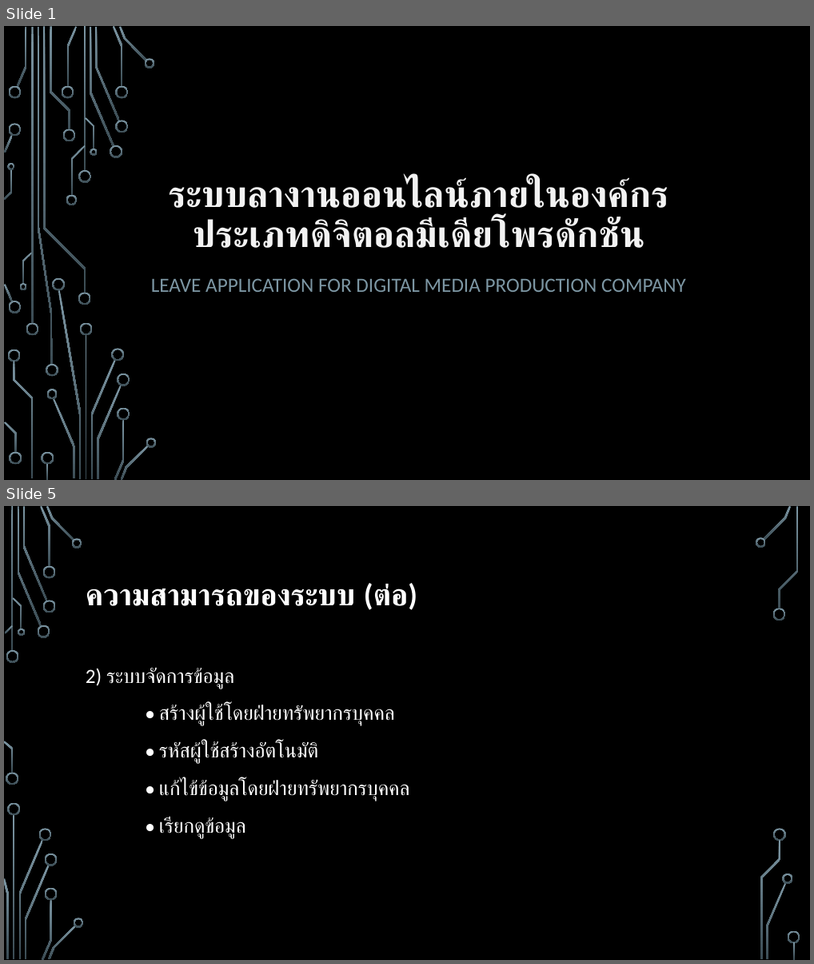
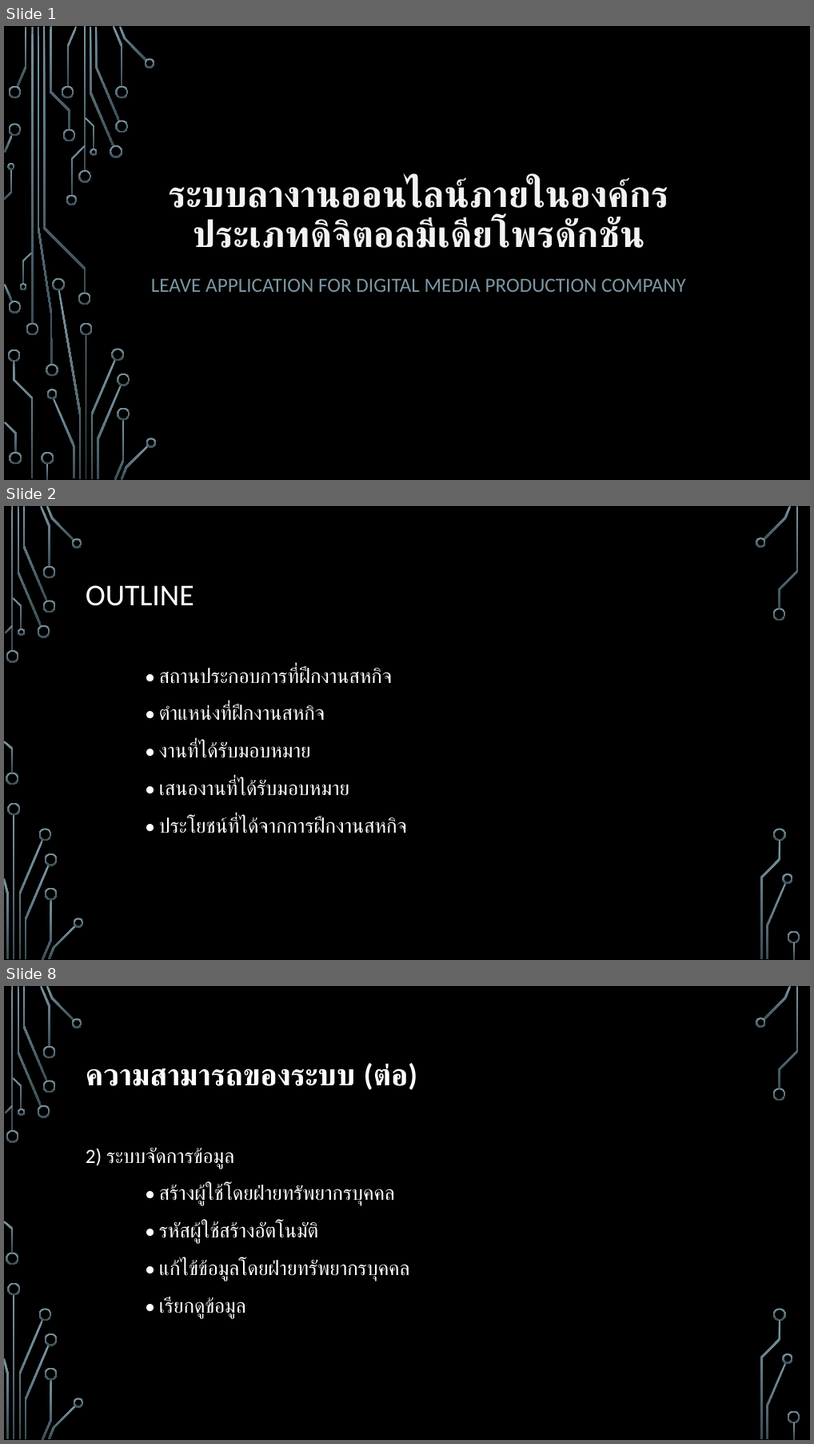
Before and after one commit to MrFermz/leaveAppDoc, a slide deck: Present/master.pptx. Shown one above the other, each under a label of ours: slides 1 and 5 before the commit, slides 1, 2 and 8 after it; the slides between them are not shown. The pictures are 814x964 and 814x1444 pixels, drawn with LibreOffice and Linux fonts; fonts in the diff are those of the drawing; background and template pictures are left out. Boxes give left, top, right and bottom in pixels: in the first picture for what was removed or moved away, otherwise in the second. Text is boxed around its words. In the diff, an @@ line names an element or a change of style, - is before the commit and + after.

```diff
--- a/Present/master.pptx
+++ b/Present/master.pptx
@@ slide 2 added at [4,506,810,960], background picture (left out); not listed: 36 template elements that a slide beside it also shows @@
@@ title added at [86,585,194,606], 36 pt, text #FFFFFF @@
+OUTLINE
@@ text added at [159,667,407,833], 24 pt, text #FFFFFF @@
+• สถานประกอบการที่ฝึกงานสหกิจ
+• ตำแหน่งที่ฝึกงานสหกิจ
+• งานที่ได้รับมอบหมาย
+• เสนองานที่ได้รับมอบหมาย
+• ประโยชน์ที่ได้จากการฝึกงานสหกิจ
@@ what was slide 5 is now slide 8 @@
```
Also in this commit, not shown: 4 slides changed, 3 other slides added, 8 other files.
